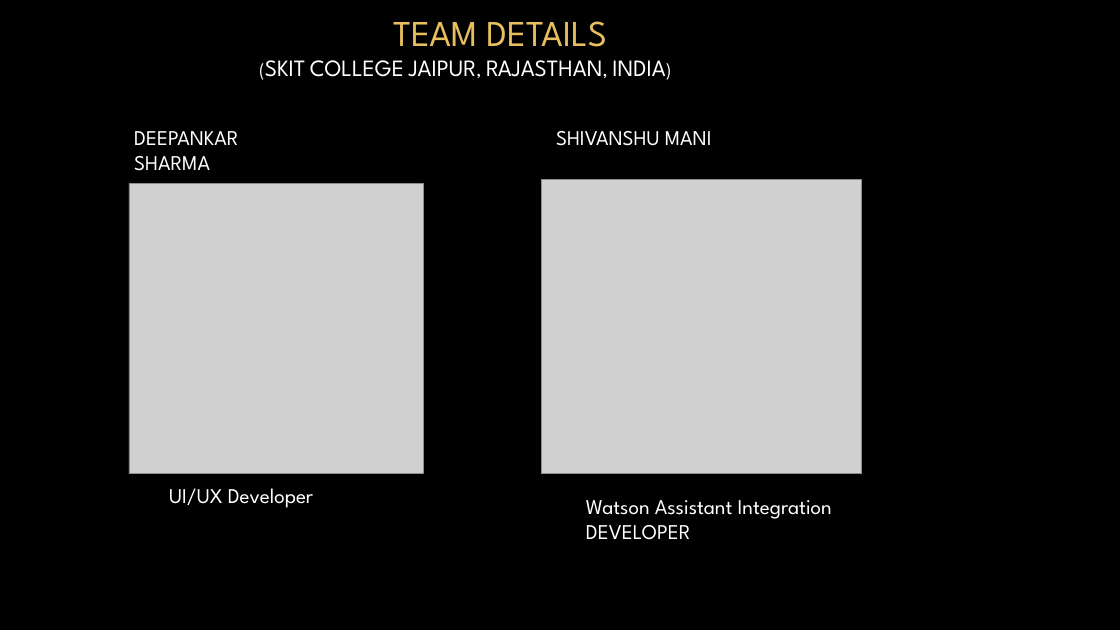
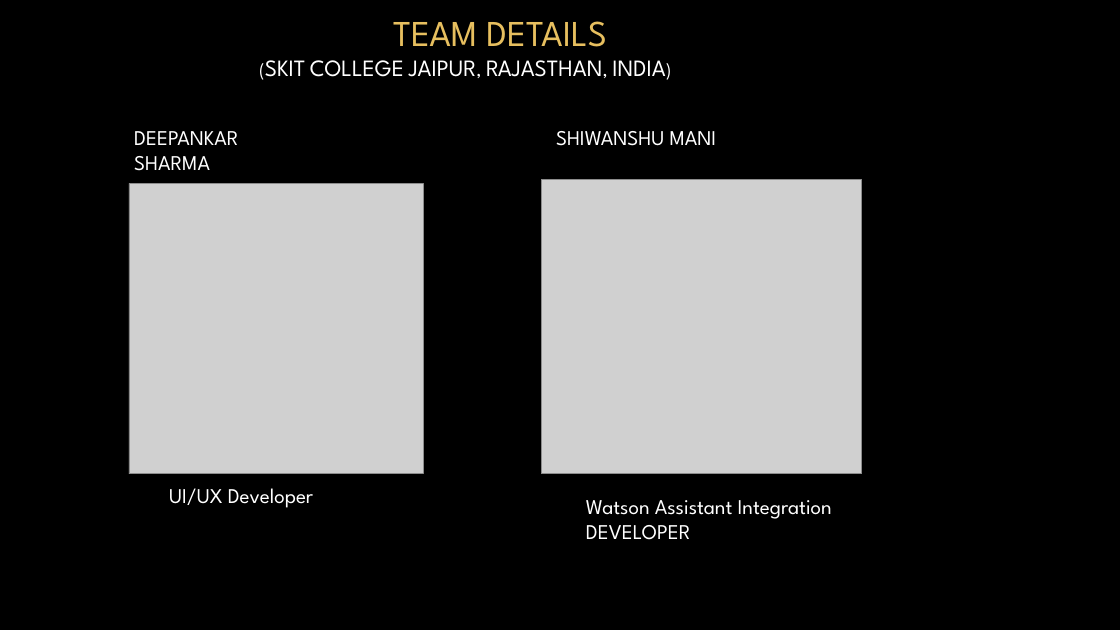
Before and after one commit to fivecube/CRIO, a slide deck: slide 3 of CRIO.pptx. Drawn at 1120x630 pixels with LibreOffice and Linux fonts; fonts in the diff are those of the drawing; grey boxes stand for pictures; background and template pictures are left out. Boxes give left, top, right and bottom in pixels: in the first picture for what was removed or moved away, otherwise in the second. Text is boxed around its words. In the diff, an @@ line names an element or a change of style, - is before the commit and + after.

Commit message:
1. Add Ideas to be further implemented in THE_IDEA.docx file 2. Modify name error in CRIO.pptx file

```diff
--- a/CRIO.pptx
+++ b/CRIO.pptx
@@ text at bbox=[556, 131, 717, 146]: text changed @@
-SHIVANSHU MANI
+SHIWANSHU MANI
```
Also in this commit, not shown: 1 other file.
